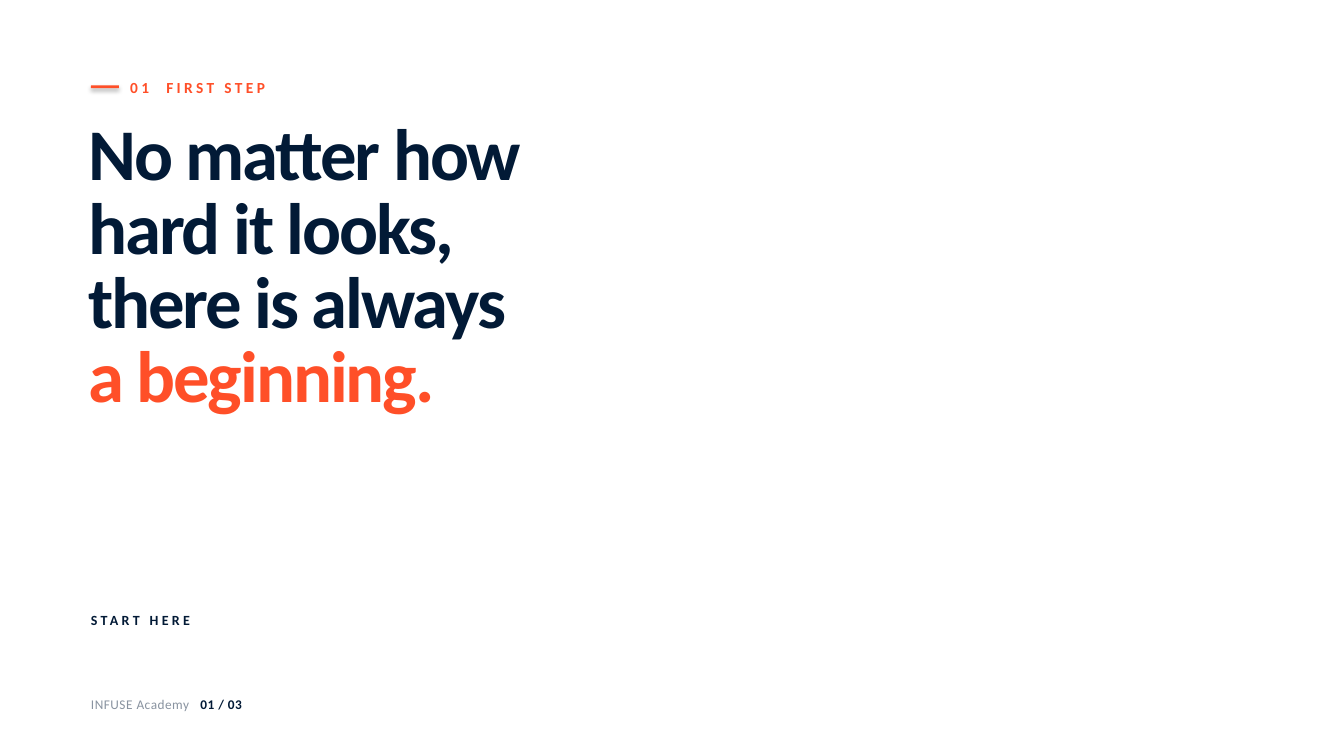
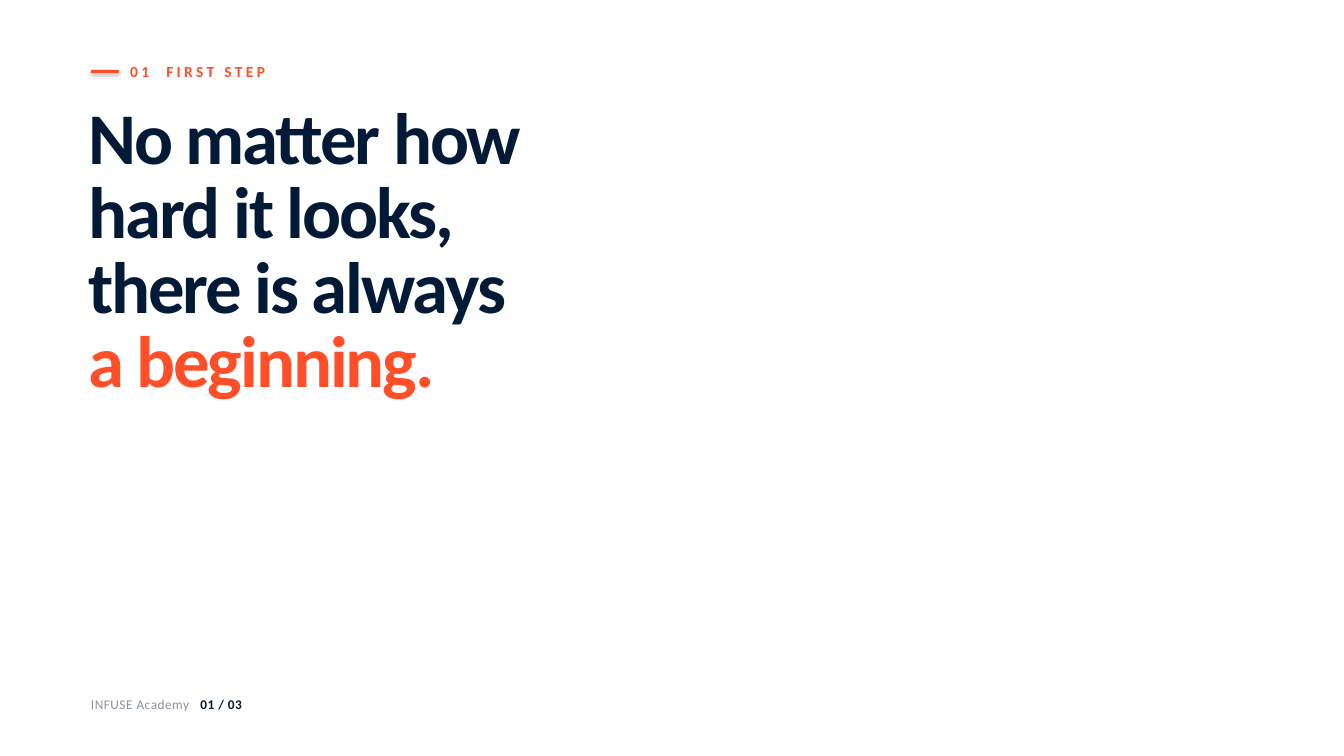
Before and after one commit to PhilBastos/infuse-academy-visuals, a slide deck: slide 1 of INFUSE-Academy-visuals.pptx. Drawn at 1344x756 pixels with LibreOffice and Linux fonts; fonts in the diff are those of the drawing; background and template pictures are left out. Boxes give left, top, right and bottom in pixels: in the first picture for what was removed or moved away, otherwise in the second. Text is boxed around its words. In the diff, an @@ line names an element or a change of style, - is before the commit and + after.

```diff
--- a/INFUSE-Academy-visuals.pptx
+++ b/INFUSE-Academy-visuals.pptx
@@ 2 texts, 1 rounded rectangle moved together from (x1=88, y1=83, x2=521, y2=415) to (x1=88, y1=67, x2=521, y2=400) @@
@@ text removed at (x1=91, y1=612, x2=371, y2=630) @@
-START HERE
```
Also in this commit, not shown: 1 other slide changed, 7 other files.
